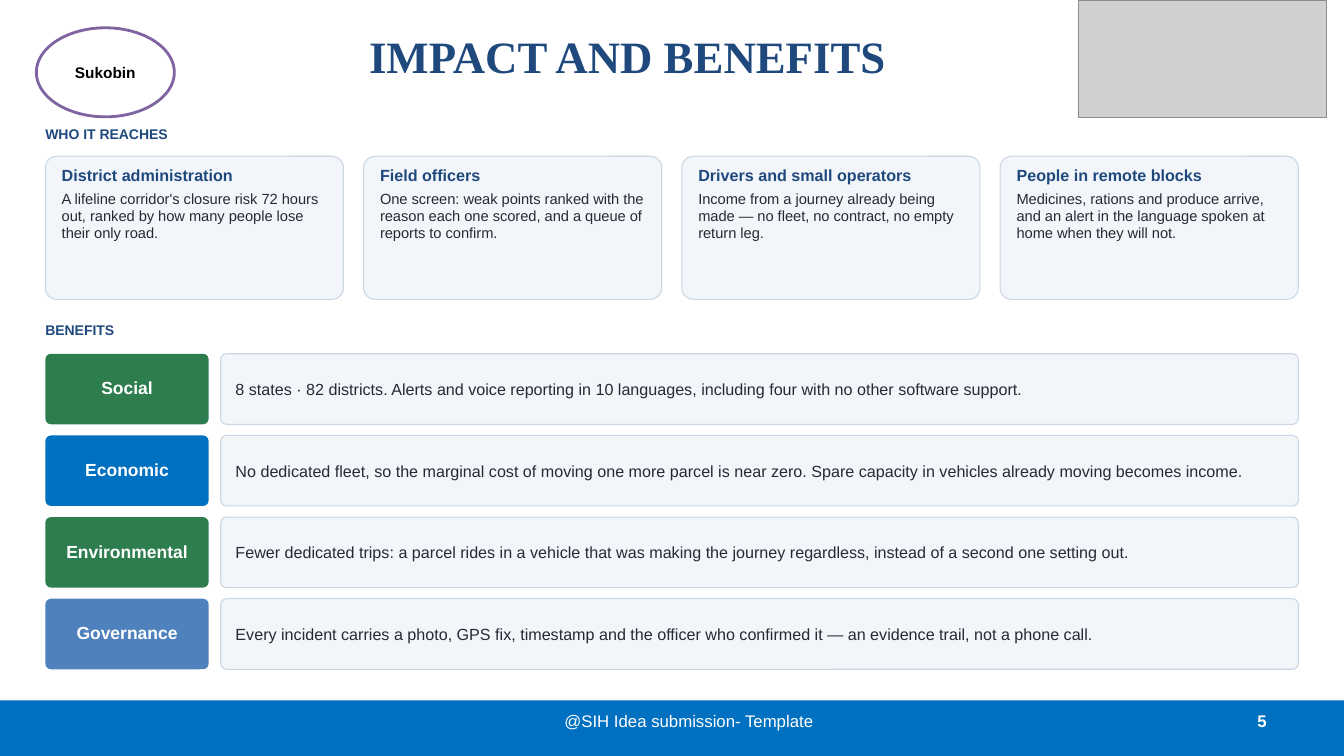
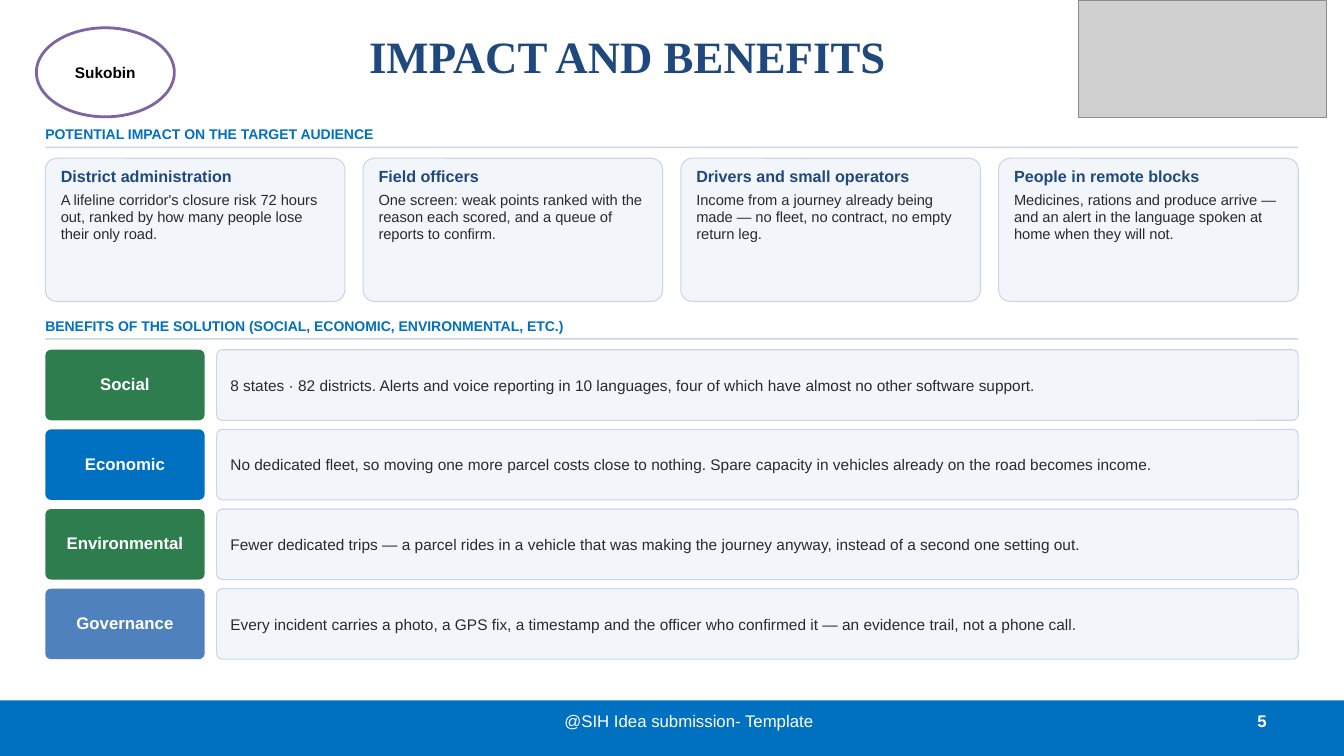
Before and after one commit to priyanshujoshi12363/sukobin_sih, a slide deck: slide 5 of SIH2026_Sukobin.pptx. Drawn at 1344x756 pixels with LibreOffice and Linux fonts; fonts in the diff are those of the drawing; grey boxes stand for pictures. Boxes give left, top, right and bottom in pixels: in the first picture for what was removed or moved away, otherwise in the second. Text is boxed around its words. In the diff, an @@ line names an element or a change of style, - is before the commit and + after.

```diff
--- a/SIH2026_Sukobin.pptx
+++ b/SIH2026_Sukobin.pptx
@@ text at (x1=45, y1=129, x2=374, y2=139): text changed; text colour #1F497D to #0070C0 @@
-WHO IT REACHES
+POTENTIAL IMPACT ON THE TARGET AUDIENCE
@@ rectangle added at (x1=45, y1=147, x2=1299, y2=148), fill #C9D6E4 @@
@@ text in rounded rectangle at (x1=379, y1=194, x2=642, y2=242): text changed @@
-One screen: weak points ranked with the reason each one scored, and a queue of reports to confirm.
+One screen: weak points ranked with the reason each scored, and a queue of reports to confirm.
@@ text in rounded rectangle at (x1=1014, y1=194, x2=1262, y2=242): text changed @@
-Medicines, rations and produce arrive, and an alert in the language spoken at home when they will not.
+Medicines, rations and produce arrive — and an alert in the language spoken at home when they will not.
@@ text at (x1=45, y1=321, x2=563, y2=334): text changed; text colour #1F497D to #0070C0 @@
-BENEFITS
+BENEFITS OF THE SOLUTION (SOCIAL, ECONOMIC, ENVIRONMENTAL, ETC.)
@@ rounded rectangle "Social" resized from (x1=45, y1=354, x2=209, y2=424) to (x1=45, y1=350, x2=205, y2=420) @@
@@ rectangle added at (x1=45, y1=338, x2=1299, y2=339), fill #C9D6E4 @@
@@ rounded rectangle "8 states · 82 districts. ..." resized from (x1=221, y1=354, x2=1299, y2=424) to (x1=217, y1=350, x2=1299, y2=420) @@
@@ text in rounded rectangle at (x1=230, y1=380, x2=1035, y2=394): text changed; size 11.5 to 11 pt @@
-8 states · 82 districts. Alerts and voice reporting in 10 languages, including four with no other software support.
+8 states · 82 districts. Alerts and voice reporting in 10 languages, four of which have almost no other software support.
@@ rounded rectangle "Economic" resized from (x1=45, y1=436, x2=209, y2=506) to (x1=45, y1=430, x2=205, y2=500) @@
@@ rounded rectangle "No dedicated fleet, so moving ..." resized from (x1=221, y1=436, x2=1299, y2=506) to (x1=217, y1=430, x2=1299, y2=500) @@
@@ text in rounded rectangle at (x1=230, y1=459, x2=1151, y2=473): text changed; size 11.5 to 11 pt @@
-No dedicated fleet, so the marginal cost of moving one more parcel is near zero. Spare capacity in vehicles already moving becomes income.
+No dedicated fleet, so moving one more parcel costs close to nothing. Spare capacity in vehicles already on the road becomes income.
@@ rounded rectangle "Environmental" resized from (x1=45, y1=517, x2=209, y2=588) to (x1=45, y1=509, x2=205, y2=580) @@
@@ rounded rectangle "Fewer dedicated trips — a ..." resized from (x1=221, y1=517, x2=1299, y2=588) to (x1=217, y1=509, x2=1299, y2=580) @@
@@ text in rounded rectangle at (x1=230, y1=539, x2=1080, y2=553): text changed; size 11.5 to 11 pt @@
-Fewer dedicated trips: a parcel rides in a vehicle that was making the journey regardless, instead of a second one setting out.
+Fewer dedicated trips — a parcel rides in a vehicle that was making the journey anyway, instead of a second one setting out.
@@ size 12.5 to 12 pt in 4 elements at (x1=45, y1=350, x2=205, y2=420), (x1=45, y1=430, x2=205, y2=500), (x1=45, y1=509, x2=205, y2=580), (x1=45, y1=589, x2=205, y2=659) @@
@@ rounded rectangle "Governance" resized from (x1=45, y1=599, x2=209, y2=669) to (x1=45, y1=589, x2=205, y2=659) @@
@@ rounded rectangle "Every incident carries a photo, ..." resized from (x1=221, y1=599, x2=1299, y2=669) to (x1=217, y1=589, x2=1299, y2=659) @@
@@ text in rounded rectangle at (x1=230, y1=619, x2=1076, y2=633): text changed; size 11.5 to 11 pt @@
-Every incident carries a photo, GPS fix, timestamp and the officer who confirmed it — an evidence trail, not a phone call.
+Every incident carries a photo, a GPS fix, a timestamp and the officer who confirmed it — an evidence trail, not a phone call.
```
Also in this commit, not shown: 4 other slides changed, 2 other files.
